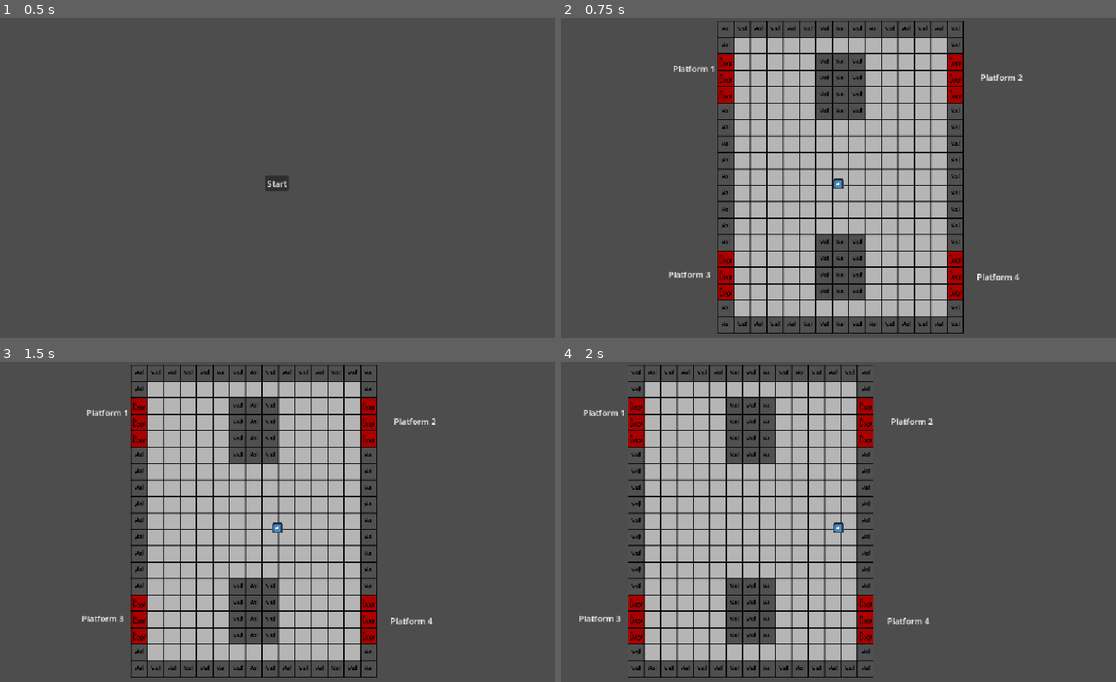
Above: before the commit, frames 1-4 (two rows, left to right).
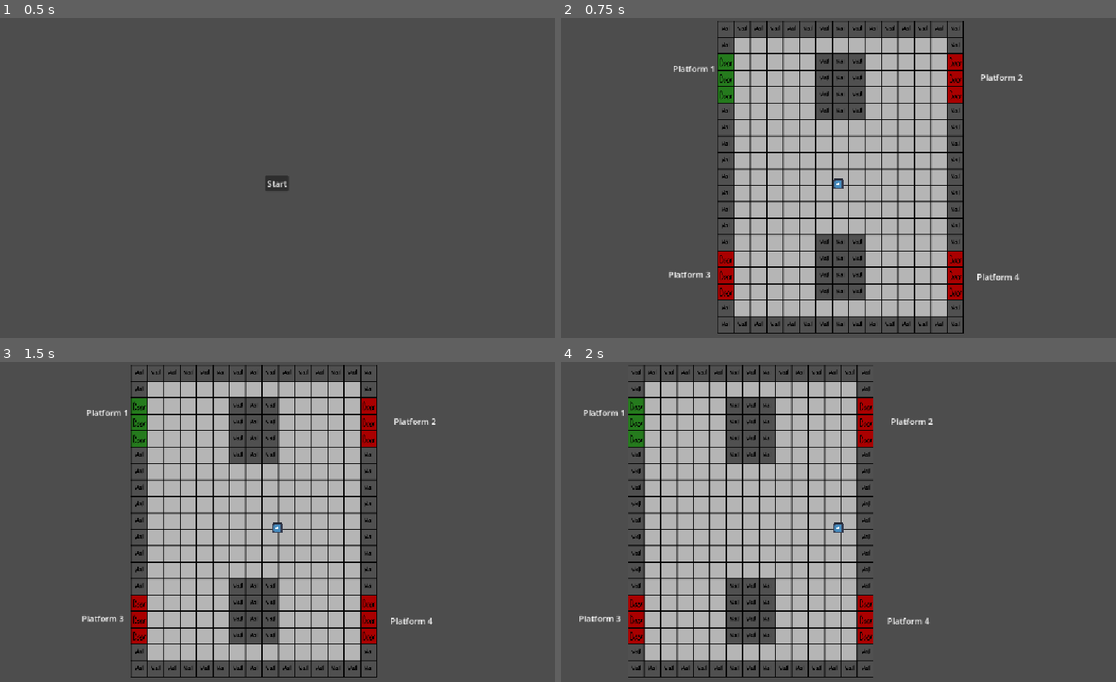
Above: after the commit, the same moments.

Repository: Kcirtapin/P3-Puzzle-Game
Game: Godot game, scene res://Controller/main.tscn
Two runs of this game, one before a commit and one after it. Both use one fixed random seed, a clock stepped at 60 frames per second and the inputs below. The engine's default icon, where the game draws it, is replaced by a stand-in: a white triangle on a blue panel in a dark square.
Inputs:
- Up to frame 1 (0.5 s): no input
- Up to frame 2 (0.75 s): click "Start" at 0.5 s
- Up to frame 3 (1.5 s): tap Enter at 1.25 s; hold D (right) from 1.28 s (still down)
- Up to frame 4 (2 s): keep holding D (right)

Frame 1 is identical in both runs. In frame 2, 0.4% of the frame differs, in the area x 28-32%, y 11-27%; in frame 3, 0.4%; in frame 4, 0.4%.

Commit message:
Allow for basic travel between train and platform

Diff:
--- a/Controller/Controller.gd
+++ b/Controller/Controller.gd
@@ -9,6 +9,8 @@
 
 @onready var player:Player = $Player
 var room:Room = null
+
+var win_con:bool = false
 
 var subway_map:Dictionary[String,Train_Line] = {}
 var goal_location:String = ""
@@ -47,20 +49,33 @@
 			elif line.split("-")[0] == "Black":
 				line_size = color_to_size.BLACK
 			new_line.init(line_size, line)
-			var transfer_location:int = 2
+			var transfer_location:int = 1
 			if line.split("-")[1] == "O":
-				transfer_location = 3
+				transfer_location = 2
 			for transfer in PREGEN_TRANSFER_DATA.get(line):
 				new_line.add_transfer(transfer_location,transfer)
 				transfer_location += 2
 			subway_map.set(line,new_line)
 
 		player.location = ["Green-X-1",0]
-		goal_location = "Green-O-5"
+		#goal_location = "Green-O-5"
+		goal_location = "Red-O-4"
 
 func check_platform_for_train() -> void:
-	subway_map.get(player.get_line_name()).check_for_train(player.get_station_number())
-	pass
+	if not(player.on_train):
+		#print("[main] On platform, looking for trains")
+		# Finds the train line and checks for trains at the current station
+		var train_line:Train_Line = subway_map.get(player.get_line_name())
+		var trains:Array = train_line.check_for_train(player.get_station_number())
+		# Checks if there is another line that could have a train here
+		if train_line.transfer_list[player.get_station_number()] != "None":
+			print(subway_map.get(train_line.transfer_list[player.get_station_number()].substr(0,train_line.transfer_list[player.get_station_number()].length()-2)).check_for_train(int(train_line.transfer_list[player.get_station_number()].substr(train_line.transfer_list[player.get_station_number()].length()-1))))
+			for train in subway_map.get(train_line.transfer_list[player.get_station_number()].substr(0,train_line.transfer_list[player.get_station_number()].length()-2)).check_for_train(int(train_line.transfer_list[player.get_station_number()].substr(train_line.transfer_list[player.get_station_number()].length()-1))):
+				trains.append(train)
+		#print("[main] Train list:",trains)
+		for train in trains:
+			room.add_train(train)
+
 
 func game_over() -> void:
 	print("You were late. You lose")
@@ -68,25 +83,59 @@
 
 func game_won() -> void:
 	print("You made it! You win!")
-	get_tree().quit()
+	win_con = true
+	#get_tree().quit()
 
 func _on_minute_timer_timeout() -> void:
+	if win_con:
+		get_tree().quit()
 	time_elapsed += 1
 	if time_elapsed == TIME_LIMIT:
 		game_over()
 	for line in subway_map.values():
 		line.move_trains()
 	room.clear_transitions()
+	if player.on_train:
+		room.move_stations(player.get_station_number(),player.get_station_number() + player.location[1])
+		room.toggle_gate(true,true)
+	else:
+		check_platform_for_train()
+	#print(player.location)
+
+func change_room_train(train:Array):
+	if room != null:
+		room.queue_free()
+	var train_line:Train_Line = subway_map.get(train[3])
+	player.location = [train_line.name+"-"+str(train[0]),train[1]]
+	player.on_train = true
+	#train_line.move_by_train.connect(change_room_platform)
+	train_line.player_embark(player.get_station_number(),train[1] == 1)
+	train_line.move_by_train.connect(player.set_location)
+	room = train_room.instantiate()
+	call_deferred("add_child",room)
+	room.z_index = -1
+	player.position = room.player_start_position
+	room.set_line_name(player.get_line_name())
+	room.move_stations(player.get_station_number(),player.get_station_number() + train[1])
+	room.move_player_platform.connect(change_room_platform)
 
 func change_room_platform(dest:String) -> void:
+	if room != null:
+		subway_map.get(room.line_name).player_disembark()
+		room.queue_free()
+
 	if dest == goal_location:
 		game_won()
 	room = platform_room.instantiate()
 	add_child(room)
+	room.move_to_train.connect(change_room_train)
 	room.z_index = -1
 	player.position = room.player_start_position
+	player.on_train = false
+	check_platform_for_train()
 
 func _on_start_button_pressed() -> void:
 	$Button.queue_free()
+	$MinuteTimer.start()
 	player.visible = true
 	change_room_platform(player.location[0])
--- a/Controller/train_line.gd
+++ b/Controller/train_line.gd
@@ -1,22 +1,22 @@
 class_name Train_Line
 
-signal move_by_train(new_pos:String)
+signal move_by_train(new_loc:Array)
 
 var name:String
 var size:int
 var transfer_list:Array[String] = []
-# Train notation: [position, movement, has_player]
+# Train notation: [position, movement, has_player, train_line_name]
 var train_list:Array = []
 
 func init(s:int, n:String) -> void:
 	name = n
 	size = s
-	for t in size:
+	for t in size + 1:
 		transfer_list.append("None")
 
 	#Start trains at opposite ends
-	train_list.append([0,1,false])
-	train_list.append([size,-1,false])
+	train_list.append([1,1,false,name])
+	train_list.append([size+1,-1,false,name])
 
 # Pos is 1-indexed, to use the actual station numbers
 func add_transfer(pos:int, transfer_name:String) -> void:
@@ -25,6 +25,7 @@
 
 func check_for_train(pos:int) -> Array:
 	var out_list = []
+	#print("[train line] Pos = ",pos," and train_list = ",train_list)
 	for train in train_list:
 		if train[0] == pos:
 			out_list.append(train)
@@ -45,9 +46,15 @@
 		train[2] = false
 
 func move_trains():
+	#print("[train line] Moving trains")
 	for train in train_list:
+		# Move train, turning around if needed
 		train[0] += train[1]
-		if train[0] == 0 or train[0] == size:
+		if train[0] == 1 or train[0] == size:
 			train[1] *= -1
+
+		# If player on board
+		#print("[train line] has_player = ",train[2])
 		if train[2]:
-			move_by_train.emit(name+"-"+str(train[0]))
+			#print("[train line] emitting signal")
+			move_by_train.emit([name+"-"+str(train[0]),train[1]])
--- a/Player/player.gd
+++ b/Player/player.gd
@@ -14,10 +14,15 @@
 		move_and_slide()
 
 func get_station_number() -> int:
-	return location[0].split("-")[2]
+	#print(location)
+	return int(location[0].split("-")[2])
 
 func get_platform_name() -> String:
 	return location[0]
 
 func get_line_name() -> String:
-	return location[0].substr(0,location[0].size()-2)
+	return location[0].substr(0,location[0].length()-2)
+
+func set_location(new_loc:Array) -> void:
+	print("[player] old location = ",location," new location = ", new_loc)
+	location = new_loc
--- a/Rooms/Room.gd
+++ b/Rooms/Room.gd
@@ -2,7 +2,7 @@
 
 class_name Room
 
-signal change_room(new_room:String)
+#signal change_room(new_room:String)
 
 const SOURCE_ID:int = 3
 const CLOSED_DOOR:Vector2 = Vector2(1,1)
--- a/Rooms/platform_room.gd
+++ b/Rooms/platform_room.gd
@@ -1,4 +1,6 @@
 extends Room
+
+signal move_to_train(train)
 
 var transition_list:Array = [null,[],[],[],[]]
 
@@ -31,3 +33,16 @@
 		set_cell(Vector2(x_pos,y_pos+tile),SOURCE_ID,atlas_coord)
 
 	transition_list[platform_num] = train
+
+
+func _on_door_1_body_entered(_body: Node2D) -> void:
+	move_to_train.emit(transition_list[1])
+
+func _on_door_2_body_entered(_body: Node2D) -> void:
+	move_to_train.emit(transition_list[2])
+
+func _on_door_3_body_entered(_body: Node2D) -> void:
+	move_to_train.emit(transition_list[3])
+
+func _on_door_4_body_entered(_body: Node2D) -> void:
+	move_to_train.emit(transition_list[4])
--- a/Rooms/platform_room.tscn
+++ b/Rooms/platform_room.tscn
@@ -88,3 +88,8 @@
 offset_right = 651.0
 offset_bottom = 542.0
 text = "Platform 4"
+
+[connection signal="body_entered" from="Door1" to="." method="_on_door_1_body_entered"]
+[connection signal="body_entered" from="Door2" to="." method="_on_door_2_body_entered"]
+[connection signal="body_entered" from="Door3" to="." method="_on_door_3_body_entered"]
+[connection signal="body_entered" from="Door4" to="." method="_on_door_4_body_entered"]
--- a/Rooms/train_room.gd
+++ b/Rooms/train_room.gd
@@ -13,6 +13,7 @@
 	toggle_gate(false,true)
 
 func move_stations(new_station:int,next_station:int):
+	#print("[train room] move stations")
 	current_station_num = new_station
 	$Label.text = "Current Station:\n"+str(new_station)+"\nNext Station:"+str(next_station)
 
@@ -29,5 +30,6 @@
 
 	#transition_list[platform_num] = train
 
-func _on_either_door_body_entered(body: Node2D) -> void:
+func _on_either_door_body_entered(_body: Node2D) -> void:
+	print("[train room] exit door entered")
 	move_player_platform.emit(line_name +"-"+ str(current_station_num))
